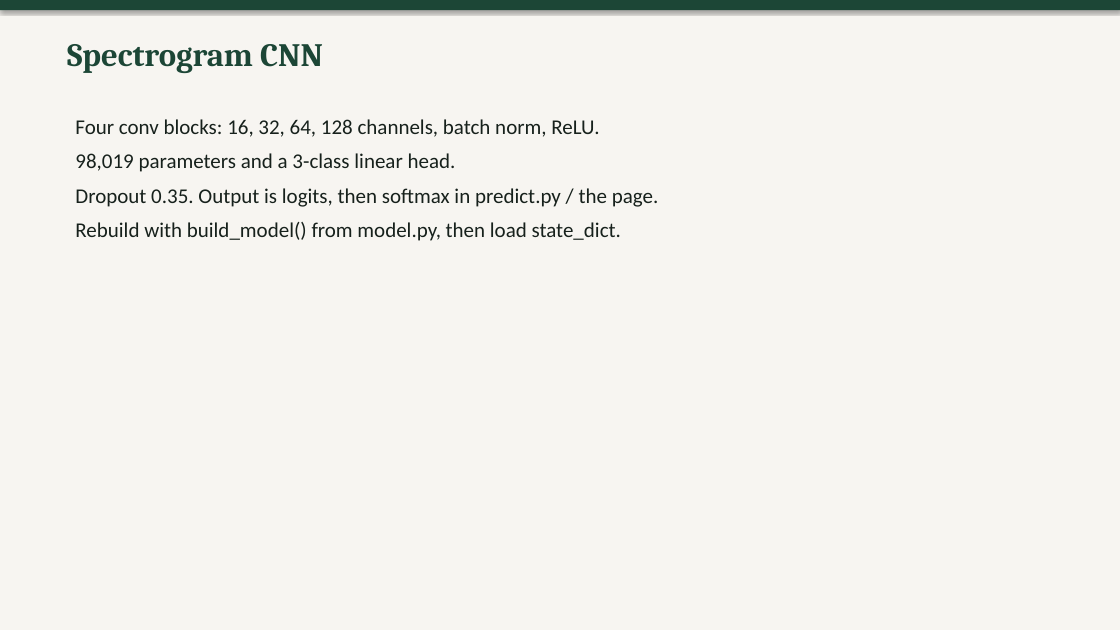
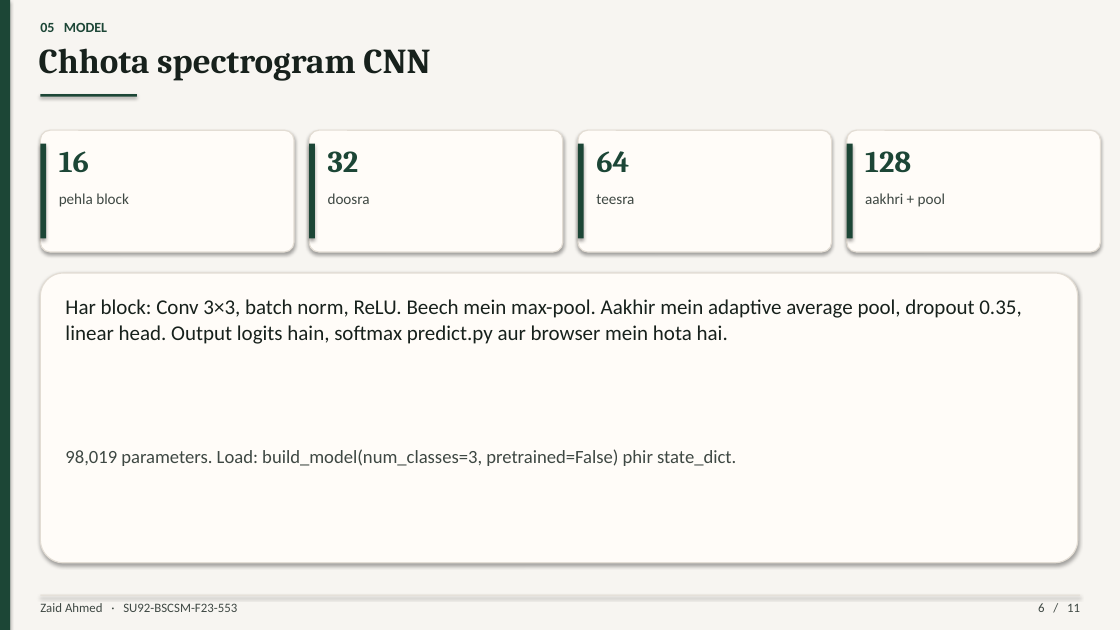
Before and after one commit to Zaidranjha095/water-pipe-leakage-detection, a slide deck: slide 6 of presentation/presentation.pptx. Drawn at 1120x630 pixels with LibreOffice and Linux fonts; fonts in the diff are those of the drawing. Boxes give left, top, right and bottom in pixels: in the first picture for what was removed or moved away, otherwise in the second. Text is boxed around its words. In the diff, an @@ line names an element or a change of style, - is before the commit and + after.

```diff
--- a/presentation/presentation.pptx
+++ b/presentation/presentation.pptx
@@ background #FFFFFF to #F7F5F1 @@
@@ rectangle: place and size @@
-rectangle at [0, 0, 1120, 630]
+rectangle at [0, 0, 10, 630]
@@ rectangle at [0, 0, 10, 630]: fill #F7F5F1 to #1C4636 @@
@@ rectangle removed at [0, 0, 1120, 10] @@
@@ text added at [40, 23, 107, 32], 12 pt, text #1C4636, bold @@
+05 MODEL
@@ text at [39, 48, 430, 81]: text changed; size 28 to 30 pt; text colour #1C4636 to #17211C @@
-Spectrogram CNN
+Chhota spectrogram CNN
@@ rectangle added at [40, 94, 137, 97], fill #1C4636 @@
@@ text removed at [75, 119, 659, 241] @@
-Four conv blocks: 16, 32, 64, 128 channels, batch norm, ReLU.
-98,019 parameters and a 3-class linear head.
-Dropout 0.35. Output is logits, then softmax in predict.py / the page.
-Rebuild with build_model() from model.py, then load state_dict.
@@ rounded rectangle added at [40, 130, 294, 252], fill #FFFCF8, outline #E3DDD4 1 pt @@
@@ rectangle added at [40, 144, 46, 239], fill #1C4636 @@
@@ rounded rectangle added at [309, 130, 563, 252], fill #FFFCF8, outline #E3DDD4 1 pt @@
@@ rectangle added at [309, 144, 315, 239], fill #1C4636 @@
@@ rounded rectangle added at [578, 130, 832, 252], fill #FFFCF8, outline #E3DDD4 1 pt @@
@@ rectangle added at [578, 144, 584, 239], fill #1C4636 @@
@@ rounded rectangle added at [847, 130, 1101, 252], fill #FFFCF8, outline #E3DDD4 1 pt @@
@@ rectangle added at [847, 144, 853, 239], fill #1C4636 @@
@@ text added at [59, 151, 89, 173], 26 pt, text #1C4636, bold @@
+16
@@ text added at [328, 151, 359, 173], 26 pt, text #1C4636, bold @@
+32
@@ text added at [596, 151, 629, 173], 26 pt, text #1C4636, bold @@
+64
@@ text added at [865, 151, 911, 173], 26 pt, text #1C4636, bold @@
+128
@@ text added at [59, 193, 129, 207], 13 pt, text #3E4843 @@
+pehla block
@@ text added at [328, 193, 370, 204], 13 pt, text #3E4843 @@
+doosra
@@ text added at [596, 194, 634, 204], 13 pt, text #3E4843 @@
+teesra
@@ text added at [865, 193, 945, 207], 13 pt, text #3E4843 @@
+aakhri + pool
@@ rounded rectangle added at [40, 273, 1078, 563], fill #FFFCF8, outline #E3DDD4 1 pt @@
@@ text added at [65, 299, 1021, 344], 18 pt, text #17211C @@
+Har block: Conv 3×3, batch norm, ReLU. Beech mein max-pool. Aakhir mein adaptive average pool, dropout 0.35, linear head. Output logits hain, softmax predict.py aur browser mein hota hai.
@@ text added at [65, 449, 736, 466], 16 pt, text #3E4843 @@
+98,019 parameters. Load: build_model(num_classes=3, pretrained=False) phir state_dict.
@@ rectangle added at [40, 595, 1081, 596], fill #E3DDD4 @@
@@ text added at [40, 603, 237, 612], 11 pt, text #3E4843 @@
+Zaid Ahmed · SU92-BSCSM-F23-553
@@ text added at [1038, 603, 1080, 612], 11 pt, text #3E4843 @@
+6 / 11
```
Also in this commit, not shown: 2 other slides changed, 8 slides added, 8 slides removed, 22 other files.
